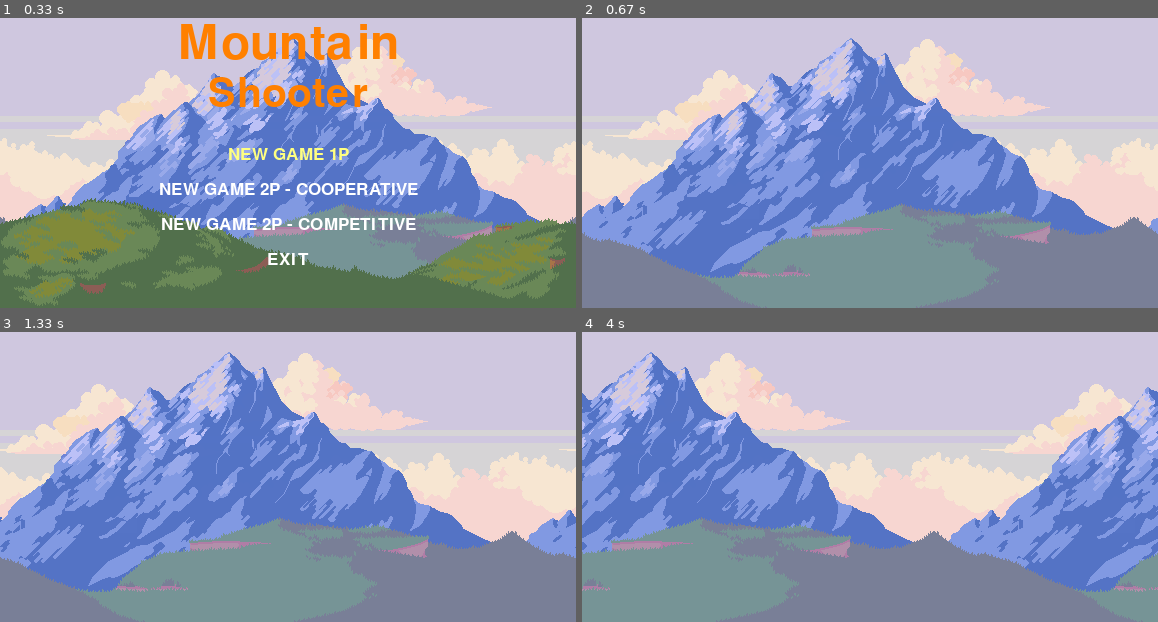
Above: before the commit, frames 1-4 (two rows, left to right).
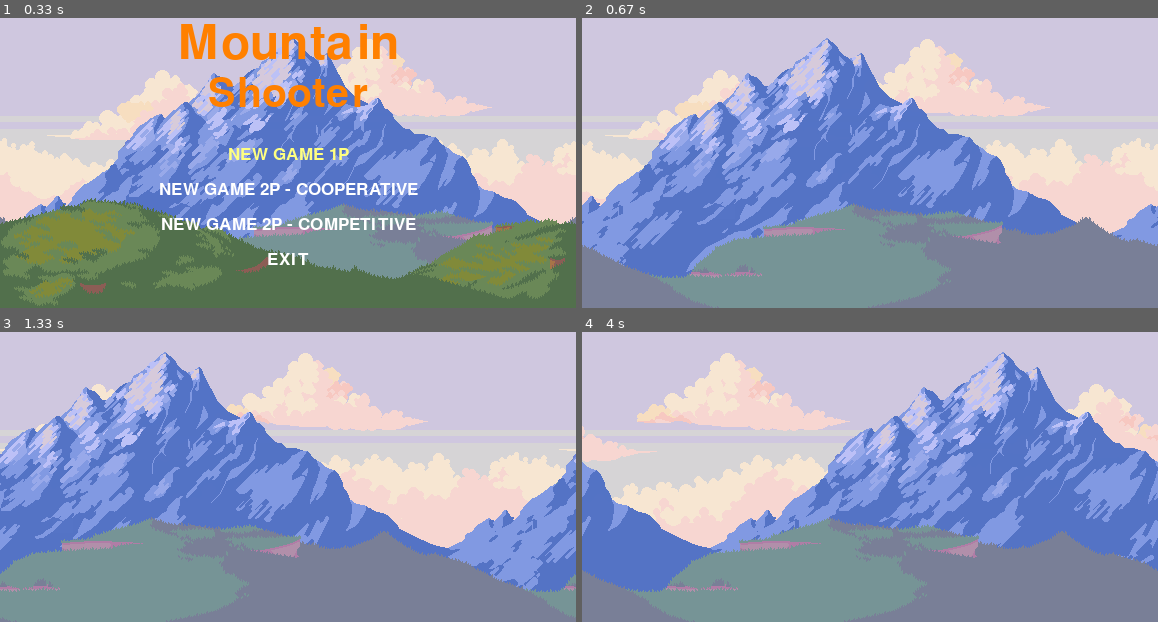
Above: after the commit, the same moments.

Repository: RennanBaccili/PyGameProject
Game: pygame game, started from main.py
Two runs of this game, one before a commit and one after it. Both use one fixed random seed, a clock stepped at 60 frames per second and the inputs below.
Inputs:
- Up to frame 1 (0.33 s): no input
- Up to frame 2 (0.67 s): tap Enter at 0.33 s
- Up to frame 3 (1.33 s): no input
- Up to frame 4 (4 s): no input

Frame 1 is identical in both runs. In frame 2, 23% of the frame differs, in the area x 0-100%, y 6-90%; in frame 3, 33%; in frame 4, 45%.

Commit message:
Movimento paralax, fase1 Feito

Diff:
--- a/code/Background.py
+++ b/code/Background.py
@@ -1,6 +1,6 @@
 #!/usr/bin/python
 # -*- coding: utf-8 -*-
-from code.Const import WIN_W
+from code.Const import WIN_W, ENTITY_SPEED
 from code.Entity import Entity
 
 
@@ -9,7 +9,7 @@
         super().__init__(name, position)
 
     def move(self):
-        self.rect.centerx -= 1
+        self.rect.centerx -= ENTITY_SPEED[self.name]
         if self.rect.right <= 0:
             self.rect.left = WIN_W
 
--- a/code/Const.py
+++ b/code/Const.py
@@ -1,10 +1,9 @@
-
 # Colors
 COLOR_ORANGE = (255, 128, 0)
 COLOR_WHITE = (255, 255, 255)
 COLOR_YELLOW = (255, 255, 128)
 
-#Menu
+# Menu
 MENU_OPTION = ('NEW GAME 1P',
                'NEW GAME 2P - COOPERATIVE',
                'NEW GAME 2P - COMPETITIVE',
@@ -14,5 +13,13 @@
 WIN_W = 576
 WIN_H = 324
 
-#i
+# i
 IMAGE_LEVEL = {'level1': 5}
+
+# speed
+ENTITY_SPEED = {'m1/1.png': 0,
+                'm1/2.png': 1,
+                'm1/3.png': 2,
+                'm1/4.png': 3,
+                'm1/5.png': 4,
+                }
--- a/code/Entity.py
+++ b/code/Entity.py
@@ -13,6 +13,6 @@
         self.rect = self.surf.get_rect(left=position[0], top=position[1])
         self.speed = 0
 
-
+    @abstractmethod
     def move(self):
         pass
--- a/code/Level.py
+++ b/code/Level.py
@@ -15,7 +15,9 @@
         self.entity_list: list[Entity] = []
         self.entity_list.extend(EntityFactory.get_entity('Level1'))
 
-    def run(self):
+
+
+    def run(self, ):
         while True:
             for ent in self.entity_list:
                 self.window.blit(source=ent.surf, dest=ent.rect)
